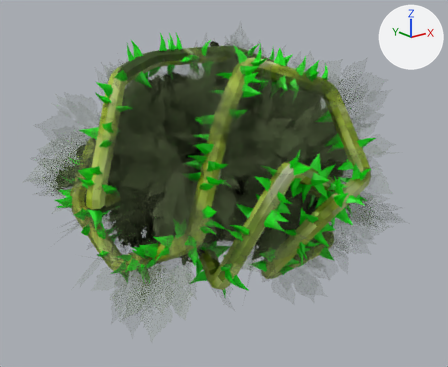
What one commit did to the FBX model Assets/Art/LevelArt/puskatummatappura.fbx.
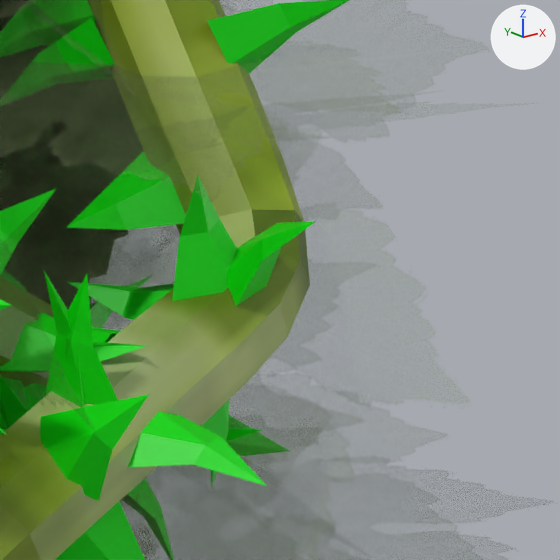
There are two pictures of each version: one whole from a 50 mm lens placed at (-6.26, -7.94, 4.08), pointed at (0.01, -0.09, 0.94), one close up on the part from 73% to 91% of the width and 38% to 59% of the height. The axes (+X, +Y, +Z) are drawn at upper right. The lights are the same throughout. The first two pictures are the older version. Where no turn or scale is listed for an object, it has been applied to the vertices.

The older version as bpy lines, for what is in view:
```python
me_mesh = bpy.data.meshes.new('Mesh')
me_mesh.from_pydata(...)  # 5806 vertices, 5466 faces; spans x -5.71..-0.33, y -7.64..-3.02, z 8.1..12.24
# faces by material slot: [2424, 3042]
me_mesh.materials.append(mat_material_006)  # picture img_close_up_slender_green_plant_stem_covered_small_fine_hairs_surface_appears_slightly_textured_highlighted_against_398158415_png
me_mesh.materials.append(mat_material)  # green #00e703
ob_béziercurve = bpy.data.objects.new('BézierCurve', me_mesh)
ob_béziercurve.location = (3.068, 5.223, -8.825)
```
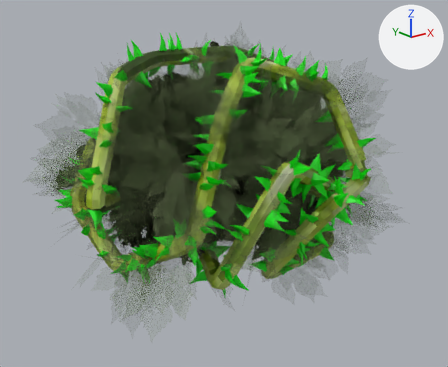
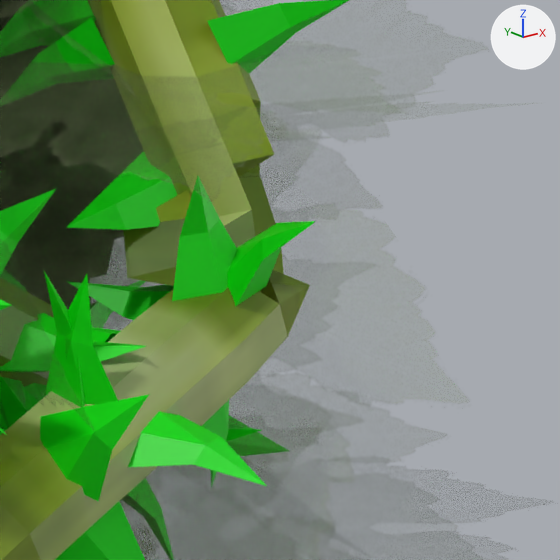
Where the newer file only moved an object's origin or applied its transform, the numbers keep the older frame.

The change, as a diff of the scene's bpy script:
```diff
--- a/Assets/Art/LevelArt/puskatummatappura.fbx.py
+++ b/Assets/Art/LevelArt/puskatummatappura.fbx.py
@@ me_mesh @@
 me_mesh.from_pydata(...)  # 5806 vertices, 5466 faces; spans x -5.71..-0.33, y -7.64..-3.02, z 8.1..12.24
 # used by ob_béziercurve; location = (3.068, 5.223, -8.825)
-me_mesh.vertices[13].co = (-1.68, -7.26, 10.13)  # pixel (300, 261)
-me_mesh.vertices[786].co = (-1.54, -7.09, 10.3)  # pixel (283, 159)
-me_mesh.vertices[793].co = (-1.63, -7.21, 10.22)  # pixel (294, 210)
-me_mesh.vertices[1906].co = (-1.55, -7.17, 10.17)
+# me_mesh part 1
+me_mesh.vertices[13].co = (-1.9, -6.97, 10.06)  # pixel (127, 277)
+me_mesh.vertices[786].co = (-1.72, -6.85, 10.27)
+me_mesh.vertices[793].co = (-1.85, -6.91, 10.16)
+me_mesh.vertices[1906].co = (-1.73, -6.93, 10.15)
+# me_mesh part 2: edges marked sharp go from 7784 to 7785
 me_mesh.materials.append(mat_material_006)
```

Where the change shows, as pixel boxes (x1, y1, x2, y2) in the close-ups (560 x 560 px; the box of a moved part takes in the faces that stretch with it):
'BézierCurve', reshaped, shading changed
    both: (0, 0, 349, 560)
part 1 of me_mesh, moved or reshaped
    before: (233, 99, 310, 337)
    after: (123, 99, 310, 337)
part 2 of me_mesh, shading changed
    both: (121, 97, 310, 336)
